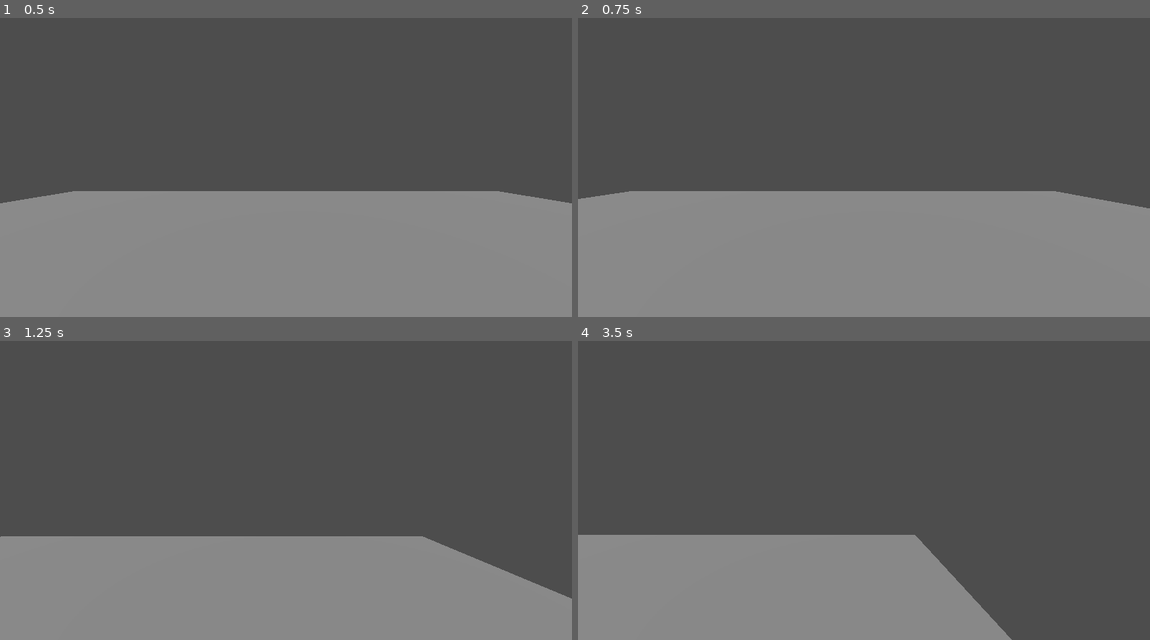
Above: before the commit, frames 1-4 (two rows, left to right).
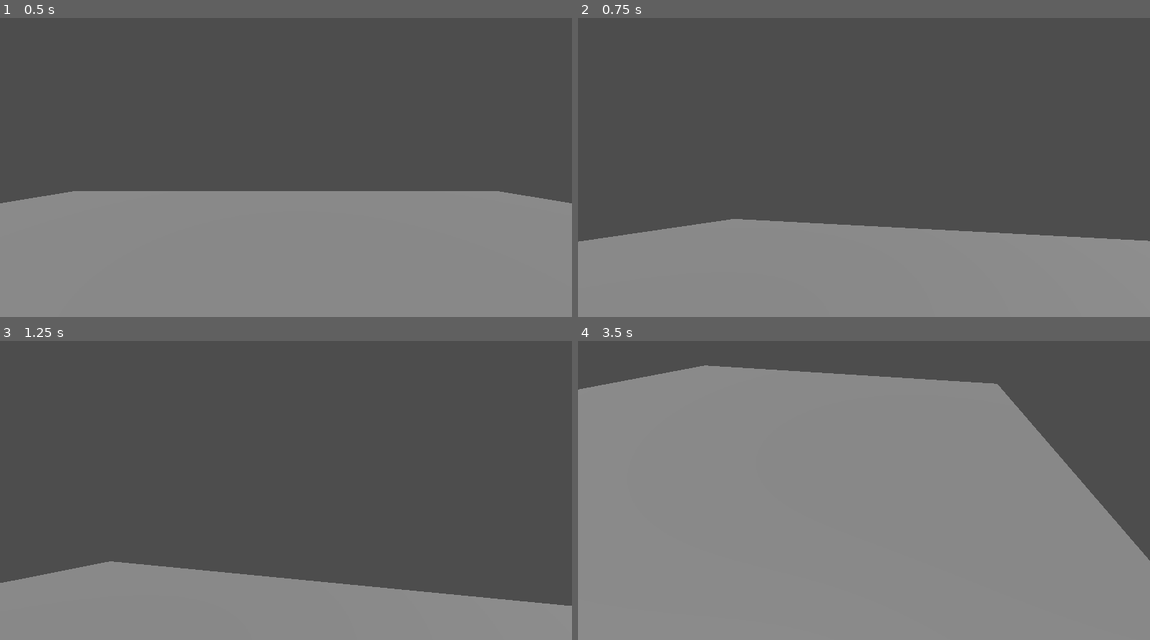
Above: after the commit, the same moments.

Repository: angelator312/jump-the-findy
Game: Godot game, scene res://test.tscn
Two runs of this game, one before a commit and one after it. Both use one fixed random seed, a clock stepped at 60 frames per second and the inputs below.
Inputs (mouse positions are in pixels of both pictures, inside the frame that each line leads up to):
- Up to frame 1 (0.5 s): no input
- Up to frame 2 (0.75 s): tap Enter at 0.5 s; move the mouse to (989, 140) at 0.52 s; hold Right (move_right) from 0.53 s (still down)
- Up to frame 3 (1.25 s): keep holding Right (move_right); tap Space (move_jump) at 0.77 s
- Up to frame 4 (3.5 s): move the mouse to (749, 496) at 1.27 s; release Right (move_right) at 1.28 s; hold S (move_down) 1.28-2.03 s; tap Space (move_jump) at 1.52, 3.02 s; move the mouse to (921, 409) at 2.02 s; hold Right (move_right) 2.03-2.78 s; move the mouse to (835, 544) at 2.77 s; hold Up (move_up) from 2.78 s (still down)

Frame 1 is identical in both runs. In frame 2, 12% of the frame differs, in the area x 0-100%, y 57-75%; in frame 3, 12%; in frame 4, 56%, in the area x 0-100%, y 8-100%.

Commit message:
Added things

Diff:
--- a/charecter.gd
+++ b/charecter.gd
@@ -4,6 +4,23 @@
 const SPEED = 5.0
 const JUMP_VELOCITY = 4.5
 
+const SENSITIVITY = 0.005
+@onready var camera: Camera3D = $Pivot/Pivot2/Camera3D
+
+func _ready():
+	Input.set_mouse_mode(Input.MOUSE_MODE_CAPTURED)
+
+func _unhandled_input(event):
+	if event is InputEventMouseMotion &&Input.mouse_mode ==Input.MOUSE_MODE_CAPTURED:
+		rotate_y(-event.relative.x * SENSITIVITY)
+		camera.rotate_x(-event.relative.y * SENSITIVITY)
+		camera.rotation.x = clamp(camera.rotation.x, deg_to_rad(-90), deg_to_rad(90))
+func _input(event: InputEvent) -> void:
+	if event.is_action("esc") && event.is_pressed():
+		if Input.mouse_mode ==Input.MOUSE_MODE_CAPTURED:
+			Input.set_mouse_mode(Input.MOUSE_MODE_VISIBLE)
+		else:
+			Input.set_mouse_mode(Input.MOUSE_MODE_CAPTURED)
 
 func _physics_process(delta: float) -> void:
 	# Add the gravity.
--- a/player.tscn
+++ b/player.tscn
@@ -16,5 +16,9 @@
 [node name="CollisionShape3D" type="CollisionShape3D" parent="." unique_id=1719910499]
 shape = SubResource("ConvexPolygonShape3D_i3pqv")
 
-[node name="Camera3D" type="Camera3D" parent="." unique_id=1846980507]
+[node name="Pivot" type="Node3D" parent="." unique_id=1868378485]
+
+[node name="Pivot2" type="Node3D" parent="Pivot" unique_id=1789131463]
+
+[node name="Camera3D" type="Camera3D" parent="Pivot/Pivot2" unique_id=1846980507]
 transform = Transform3D(1, 0, 0, 0, 1, 0, 0, 0, 1, 0, 0.64208376, 0)
--- a/project.godot
+++ b/project.godot
@@ -51,6 +51,11 @@
 , Object(InputEventKey,"resource_local_to_scene":false,"resource_name":"","device":-1,"window_id":0,"alt_pressed":false …(186 unchanged characters)…
 ]
 }
+esc={
+"deadzone": 0.2,
+"events": [Object(InputEventKey,"resource_local_to_scene":false,"resource_name":"","device":-1,"window_id":0,"alt_pressed":false,"shift_pressed":false,"ctrl_pressed":false,"meta_pressed":false,"pressed":false,"keycode":0,"physical_keycode":4194305,"key_label":0,"unicode":0,"location":0,"echo":false,"script":null)
+]
+}
 
 [physics]
 
